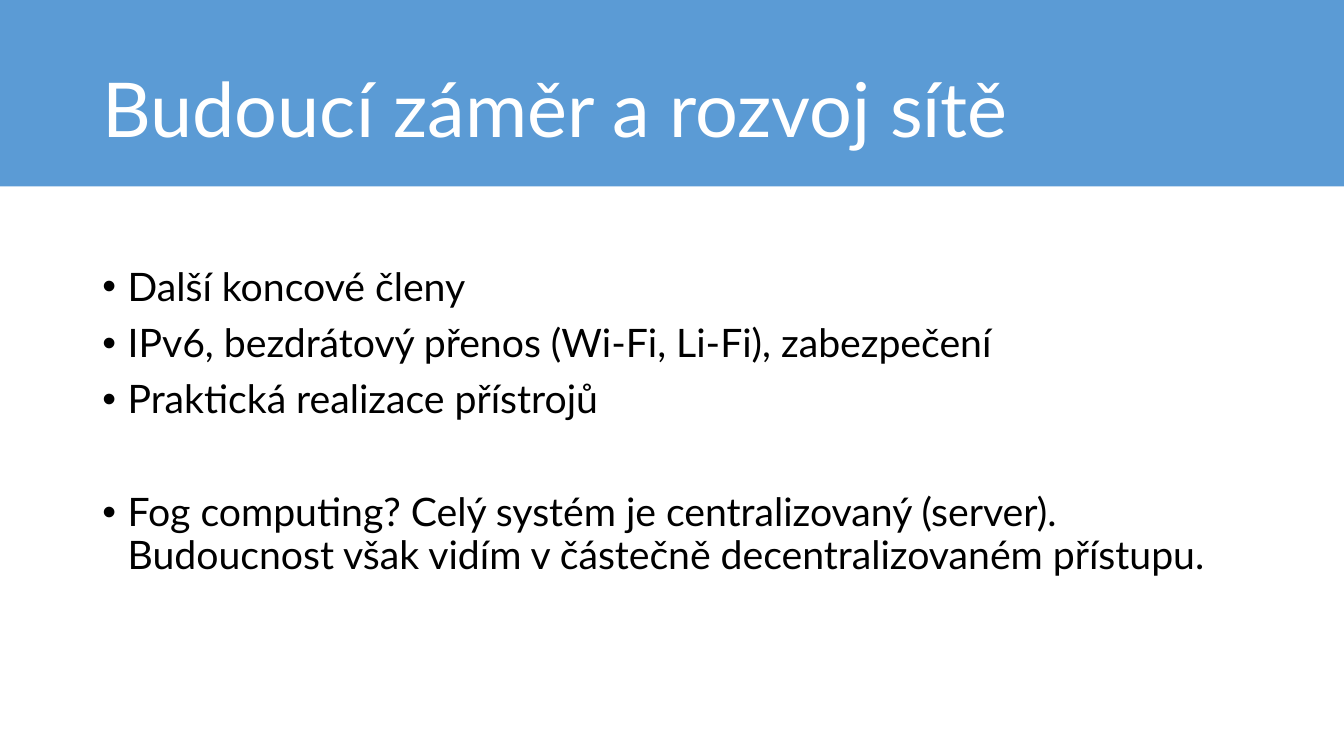
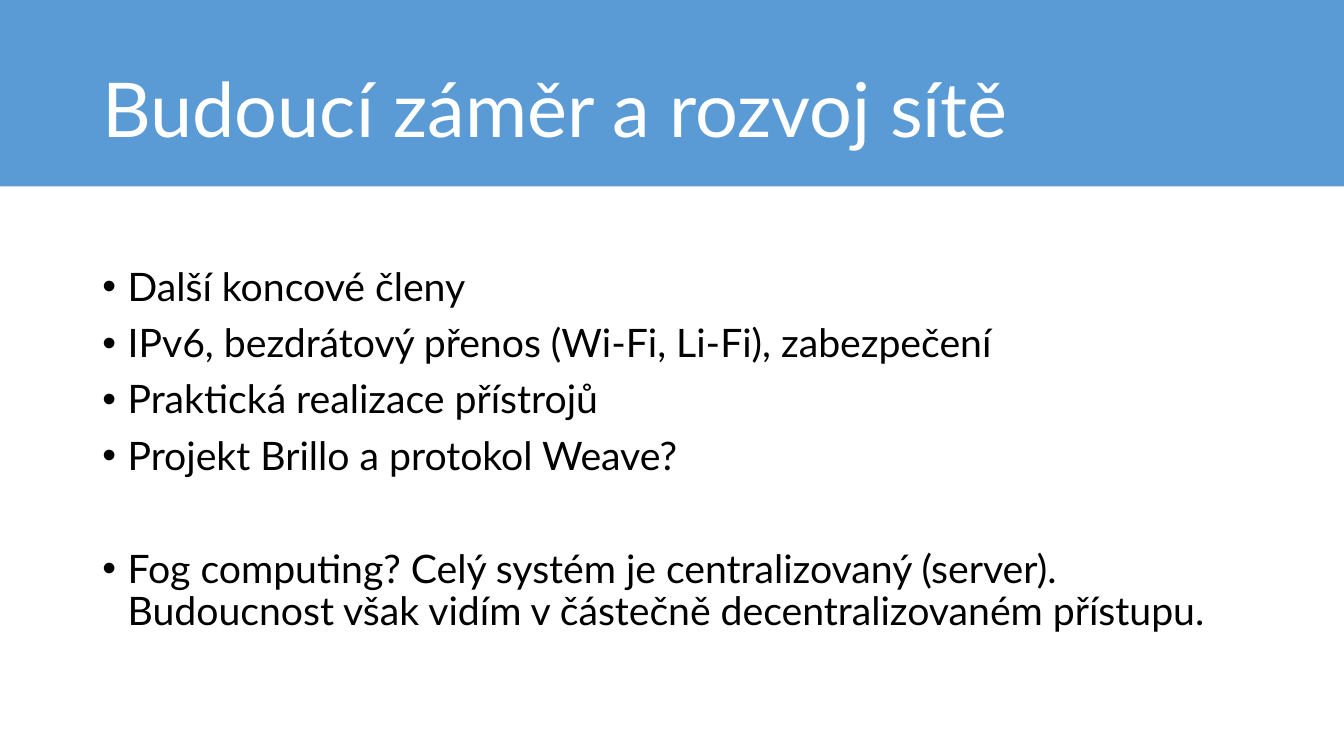
Before and after one commit to mrtnzlml-archive/Real-time-WS, a slide deck: slide 6 of obhajoba.pptx. Drawn at 1344x756 pixels with LibreOffice and Linux fonts; fonts in the diff are those of the drawing. Boxes give left, top, right and bottom in pixels: in the first picture for what was removed or moved away, otherwise in the second. Text is boxed around its words. In the diff, an @@ line names an element or a change of style, - is before the commit and + after.

```diff
--- a/obhajoba.pptx
+++ b/obhajoba.pptx
@@ text at <box>128,441,677,477</box>: paragraph added @@
+• Projekt Brillo a protokol Weave?
```
Also in this commit, not shown: 1 other slide changed, 14 other files.
